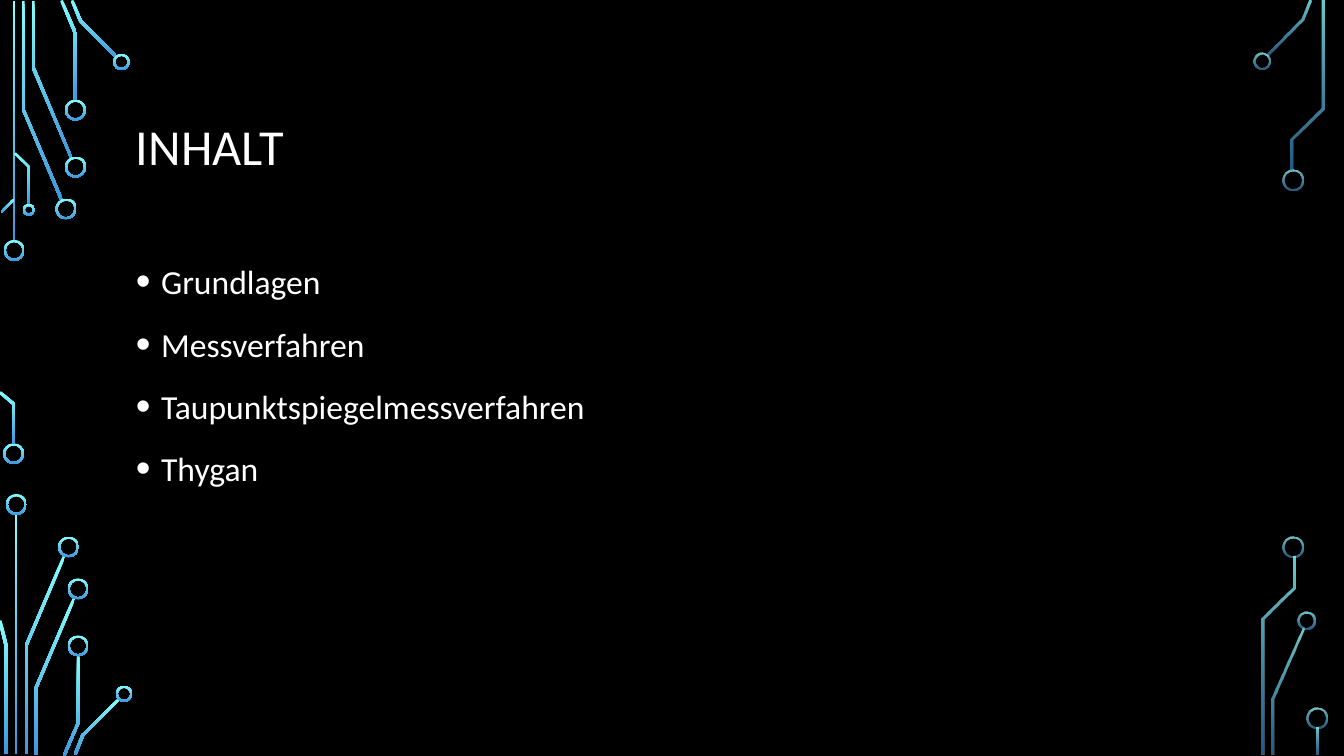
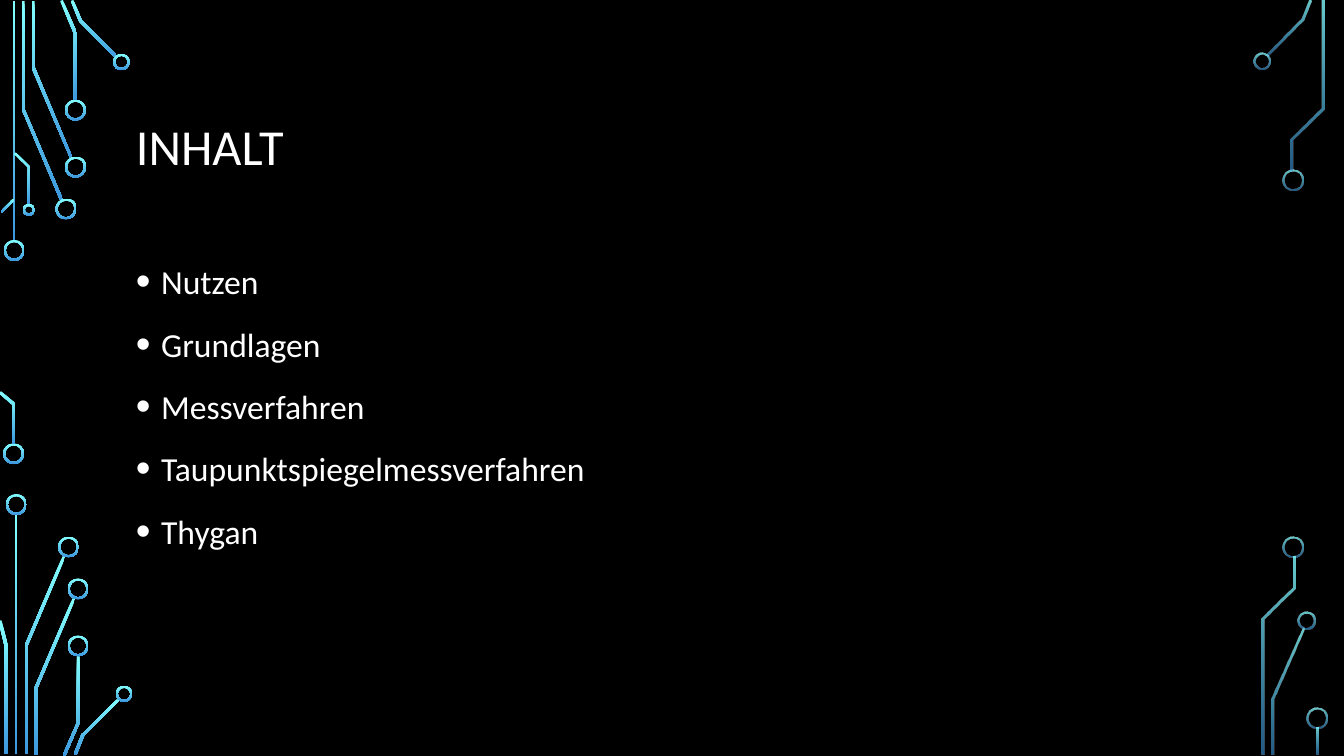
Before and after one commit to AndresMinder/factsheet, a slide deck: slide 2 of LuftfeuchtigkeitssensorenPP.pptx. Drawn at 1344x756 pixels with LibreOffice and Linux fonts; fonts in the diff are those of the drawing; background and template pictures are left out. Boxes give left, top, right and bottom in pixels: in the first picture for what was removed or moved away, otherwise in the second. Text is boxed around its words. In the diff, an @@ line names an element or a change of style, - is before the commit and + after.

```diff
--- a/LuftfeuchtigkeitssensorenPP.pptx
+++ b/LuftfeuchtigkeitssensorenPP.pptx
@@ text at [161,272,258,295]: paragraph added @@
+• Nutzen
```
Also in this commit, not shown: 2 other slides changed, 4 slides added, 2 slides removed, 1 other file.
